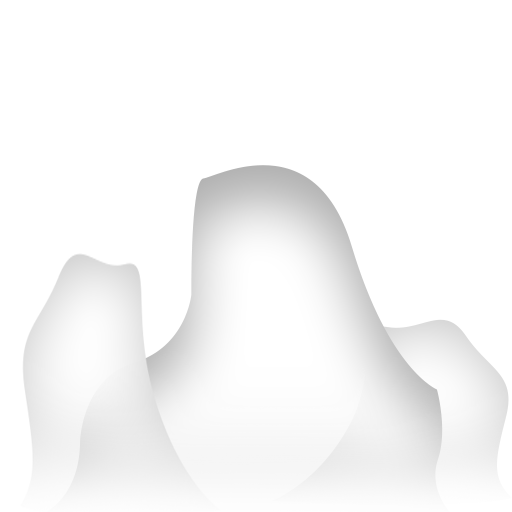
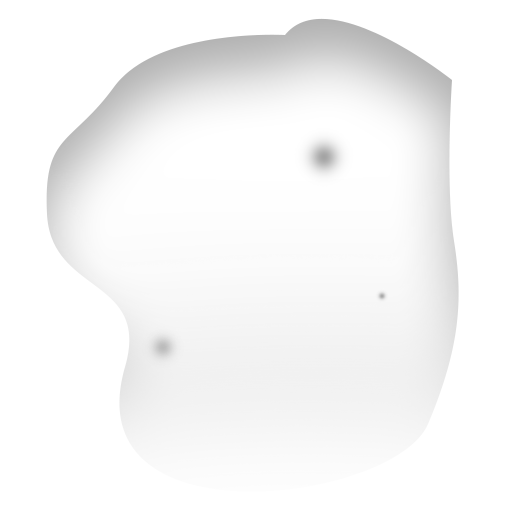
Before/after of a 512x512 layered artwork. What changed in the layer stack:
hid "Layer 3 copy" over bbox(21, 253, 221, 512)
hid "Layer 1" over bbox(46, 165, 450, 512)
hid "Layer 3" over bbox(272, 319, 510, 505)
added layer "Layer 5" (36%) above "Layer 4" over bbox(140, 125, 389, 370)
added layer "Layer 4" above "Layer 2" over bbox(46, 18, 459, 492)
